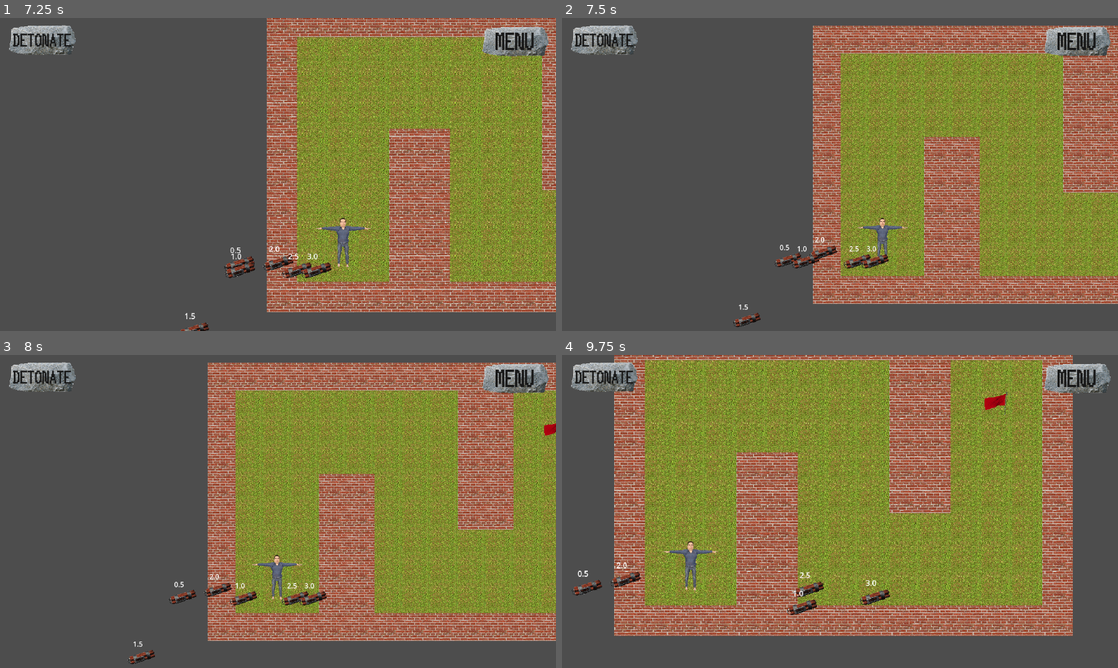
Above: before the commit, frames 1-4 (two rows, left to right).
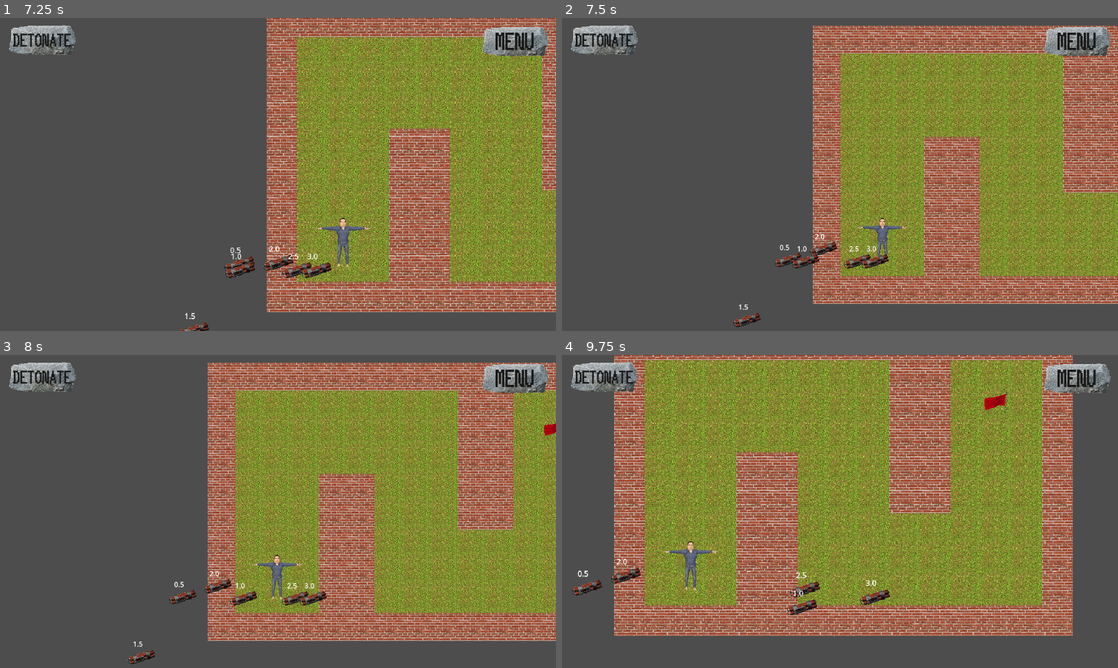
Above: after the commit, the same moments.

Repository: MaxWesterlund/Combombo
Game: Godot game, scene res://Scenes/Menus/menu.tscn
The game is run twice, just before and just after one commit, with the same random seed, the same clock (stepped at 60 frames per second) and the same inputs.
Inputs (mouse positions are in pixels of both pictures, inside the frame that each line leads up to):
- Up to frame 1 (7.25 s): click (266, 187) at 0.52 s; move the mouse to (250, 237) at 1.27 s; press the mouse at (250, 237) at 1.28 s; hold W (move_up) 1.28-2 s; release the mouse at (250, 237) at 2 s; click (150, 118) at 2.02 s; move the mouse to (227, 262) at 2.77 s; hold W (move_up) 2.78-3.53 s; click (227, 262) at 2.85 s; move the mouse to (227, 312) at 3.52 s; press the mouse at (227, 312) at 3.53 s; hold A (move_left) 3.53-5.03 s; tap Mouse wheel up (zoom_in) at 3.6, 6.6 s; move the mouse to (239, 271) at 4.27 s; release the mouse at (239, 271) at 4.28 s; tap Mouse wheel down (zoom_out) at 4.35 s; click (239, 271) at 4.55 s; move the mouse to (261, 262) at 5.02 s; press the mouse at (261, 262) at 5.03 s; hold S (move_down) 5.03-5.78 s; move the mouse to (261, 259) at 5.77 s; release the mouse at (261, 259) at 5.78 s; hold D (move_right) 5.78-6.53 s; click (261, 259) at 5.85 s; move the mouse to (278, 262) at 6.52 s; press the mouse at (278, 262) at 6.53 s; hold W (move_up) from 6.53 s (still down)
- Up to frame 2 (7.5 s): move the mouse to (840, 262) at 7.27 s; release W (move_up) at 7.28 s; release the mouse at (840, 262) at 7.28 s; hold D (move_right) from 7.28 s (still down); tap Mouse wheel down (zoom_out) at 7.35 s
- Up to frame 3 (8 s): keep holding D (move_right); click (278, 599) at 7.55 s
- Up to frame 4 (9.75 s): move the mouse to (856, 599) at 8.02 s; press the mouse at (856, 599) at 8.03 s; move the mouse to (856, 599) at 8.77 s; release the mouse at (856, 599) at 8.78 s; click (856, 599) at 8.85 s; move the mouse to (873, 599) at 9.52 s; release D (move_right) at 9.53 s; press the mouse at (873, 599) at 9.53 s; hold S (move_down) from 9.53 s (still down); tap Mouse wheel up (zoom_in) at 9.6 s

Frame 1 is identical in both runs. In frame 2, 0.2% of the frame differs, in the area x 44-50%, y 68-77%; in frame 3, 0.2%; in frame 4, 0.4%, in the area x 8-48%, y 65-78%.

Commit message:
pick bomb through text

Diff:
--- a/Scenes/bombo.gd
+++ b/Scenes/bombo.gd
@@ -75,5 +75,4 @@
 
 func _on_input_event(_viewport, event: InputEvent, _shape_idx):
 	if event.is_action_pressed("pick_bomb"):
-		if !Utils.is_mouse_over_ui(get_global_mouse_position()):
-			Events.bomb_press.emit(self)
+		Events.bomb_press.emit(self)
--- a/Scenes/bombo.tscn
+++ b/Scenes/bombo.tscn
@@ -56,6 +56,7 @@
 }]
 
 [sub_resource type="CircleShape2D" id="CircleShape2D_08je8"]
+radius = 2.23607
 
 [sub_resource type="RectangleShape2D" id="RectangleShape2D_rj4xd"]
 size = Vector2(71.7152, 31.326)
@@ -79,9 +80,8 @@
 [node name="Label" type="Label" parent="."]
 offset_left = -19.0
 offset_top = -41.0
-offset_right = 21.0
+offset_right = 13.0
 offset_bottom = -18.0
-mouse_filter = 1
 text = "1...0"
 
 [node name="AnimatedSprite2D" type="AnimatedSprite2D" parent="."]
